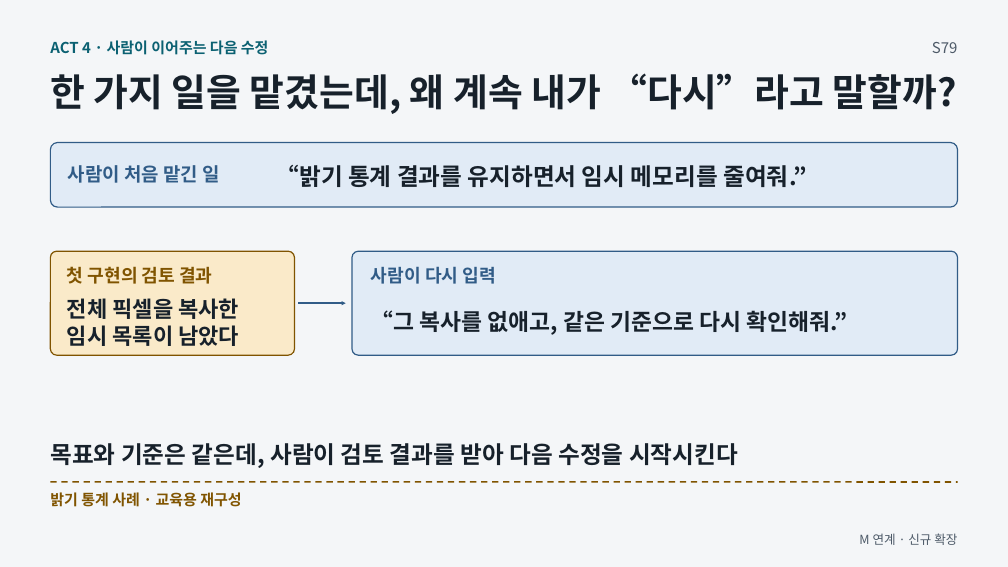
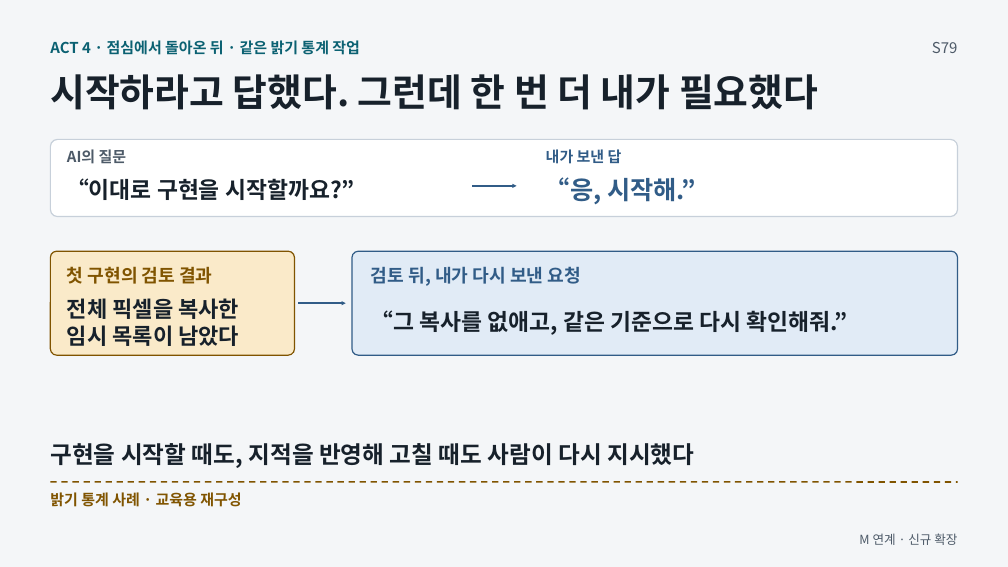
Before and after one commit to GideokKim/ai-dev-training, a slide deck: slide 2 of production/ACT_4.pptx. Drawn at 1008x567 pixels with LibreOffice and Linux fonts; fonts in the diff are those of the drawing. Boxes give left, top, right and bottom in pixels: in the first picture for what was removed or moved away, otherwise in the second. Text is boxed around its words. In the diff, an @@ line names an element or a change of style, - is before the commit and + after.

```diff
--- a/production/ACT_4.pptx
+++ b/production/ACT_4.pptx
@@ text at box(50, 40, 360, 55): text changed @@
-ACT 4 · 사람이 이어주는 다음 수정
+ACT 4 · 점심에서 돌아온 뒤 · 같은 밝기 통계 작업
@@ text at box(50, 74, 818, 110): text changed @@
-한 가지 일을 맡겼는데, 왜 계속 내가 “다시”라고 말할까?
+시작하라고 답했다. 그런데 한 번 더 내가 필요했다
@@ rounded rectangle: place and size @@
-rounded rectangle at box(51, 143, 958, 207)
+rounded rectangle at box(51, 139, 958, 216)
@@ rounded rectangle at box(51, 139, 958, 216): fill #E1EBF6 to #FFFFFF; outline #315C87 1.13 pt to #C7D0DA 1.13 pt; proportions changed @@
@@ text added at box(67, 149, 127, 164), 14.2 pt, text #4D5A68, bold @@
+AI의 질문
@@ text added at box(546, 149, 622, 164), 14.2 pt, text #315C87, bold @@
+내가 보낸 답
@@ text added at box(66, 178, 354, 200), 21.8 pt, text #17212B, bold @@
+“이대로 구현을 시작할까요?”
@@ text removed at box(68, 165, 219, 183) @@
-사람이 처음 맡긴 일
@@ text removed at box(276, 165, 807, 187) @@
-“밝기 통계 결과를 유지하면서 임시 메모리를 줄여줘.”
@@ text added at box(545, 177, 695, 204), 24 pt, text #315C87, bold @@
+“응, 시작해.”
@@ arrow added from (473, 186) to (516, 186), #315C87 1.88 pt @@
@@ text at box(371, 266, 581, 286): text changed @@
-사람이 다시 입력
+검토 뒤, 내가 다시 보낸 요청
@@ text at box(50, 443, 694, 468): text changed @@
-목표와 기준은 같은데, 사람이 검토 결과를 받아 다음 수정을 시작시킨다
+구현을 시작할 때도, 지적을 반영해 고칠 때도 사람이 다시 지시했다
```
Also in this commit, not shown: 3 other slides changed, 34 other files.
